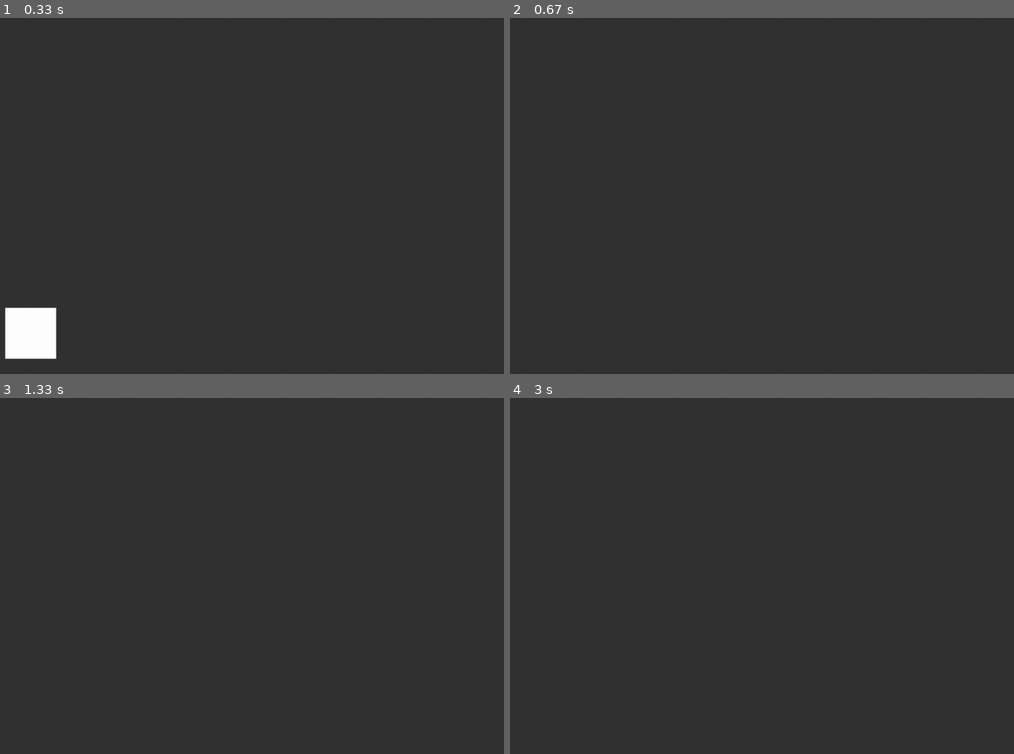
Above: before the commit, frames 1-4 (two rows, left to right).
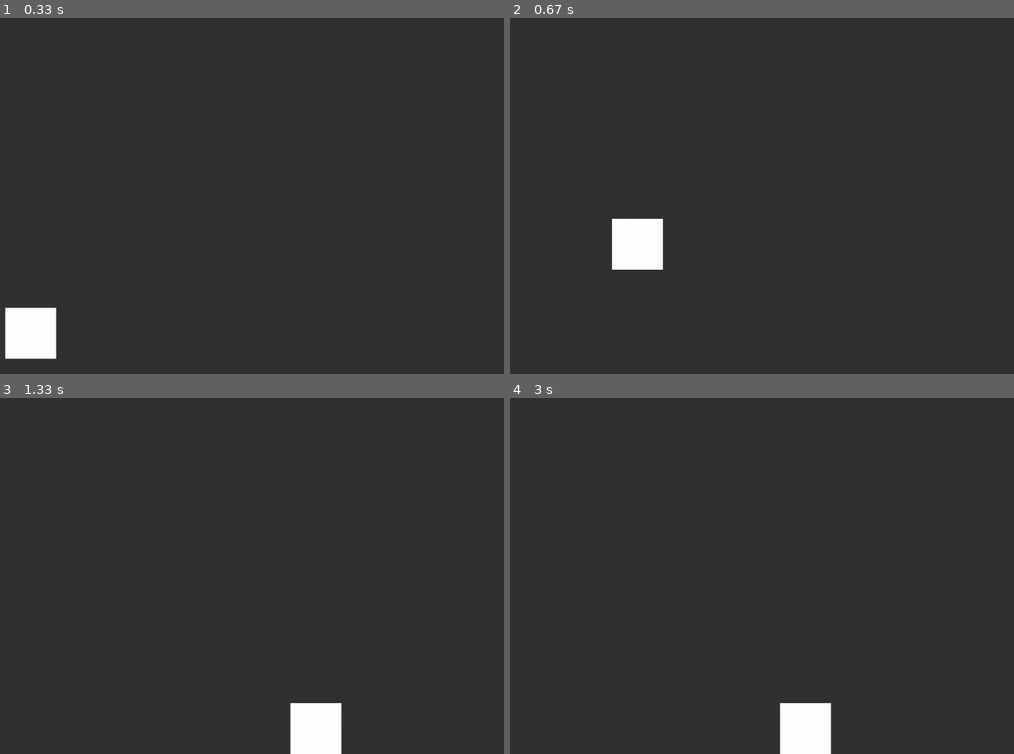
Above: after the commit, the same moments.

Repository: jwillb/pygame-boilerplate
Game: pygame game, started from window.py
The game is run twice, just before and just after one commit, with the same random seed, the same clock (stepped at 60 frames per second) and the same inputs.
Inputs:
- Up to frame 1 (0.33 s): no input
- Up to frame 2 (0.67 s): hold Space from 0.33 s (still down); hold D from 0.33 s (still down)
- Up to frame 3 (1.33 s): release Space at 0.8 s; release D at 0.8 s; hold D 0.83-1.3 s
- Up to frame 4 (3 s): hold W 1.33-1.63 s; hold D 1.67-2.13 s; hold A 2.17-2.7 s

Frame 1 is identical in both runs. In frame 2, 1.4% of the frame differs, in the area x 20-31%, y 56-71%; in frame 3, 1.5%, in the area x 57-68%, y 85-100%; in frame 4, 1.5%.

Commit message:
fixed demo jumping

Diff:
--- a/window.py
+++ b/window.py
@@ -37,22 +37,28 @@
 
 # test
 
-MYSQUARE = construct.Sprite()
-MYSQUARE.POSITION = vector2.Vector2(30, 30)
-MYSQUARE.SCALE = vector2.Vector2(100, 100)
-MYSQUARE.VELOCITY = vector2.Vector2(0, 0)
-MYSQUARE.WASD_HOOK = True
+if __name__ == "__main__":
+    MYSQUARE = construct.Sprite()
+    MYSQUARE.POSITION = vector2.Vector2(30, 30)
+    MYSQUARE.SCALE = vector2.Vector2(100, 100)
+    MYSQUARE.VELOCITY = vector2.Vector2(0, 0)
+    MYSQUARE.WASD_HOOK = True
 
-LAST_JUMP = 0
+    LAST_JUMP = 0
 
-def game(SCALE, FRAME, FPS):
-    KEY_PRESSES = pygame.key.get_pressed()
-    if KEY_PRESSES[pygame.K_SPACE] == 1 and time.time():
-        MYSQUARE.VELOCITY.Y -= 10
-    MYSQUARE.VELOCITY.Y += 3.2
-    if MYSQUARE.POSITION.Y + MYSQUARE.SCALE.Y > SCALE.Y and MYSQUARE.VELOCITY.Y >= 0:
-        MYSQUARE.VELOCITY.Y = 0
-    return (MYSQUARE,)
+    def game(SCALE, FRAME, FPS):
+        global LAST_JUMP
 
-if __name__ == "__main__":
+        KEY_PRESSES = pygame.key.get_pressed()
+        if KEY_PRESSES[pygame.K_SPACE] == 1 and FRAME - LAST_JUMP > 0.5:
+            MYSQUARE.VELOCITY.Y -= 40
+            LAST_JUMP = FRAME
+        if MYSQUARE.POSITION.Y + MYSQUARE.SCALE.Y >= SCALE.Y and MYSQUARE.VELOCITY.Y >= 0:
+            MYSQUARE.VELOCITY.Y = 0
+            MYSQUARE.POSITION = Vector2(MYSQUARE.POSITION.X, SCALE.Y - MYSQUARE.SCALE.Y)
+        else:
+            MYSQUARE.VELOCITY.Y += 3.2
+
+        return (MYSQUARE,)
+
     Window().runtime(game)
